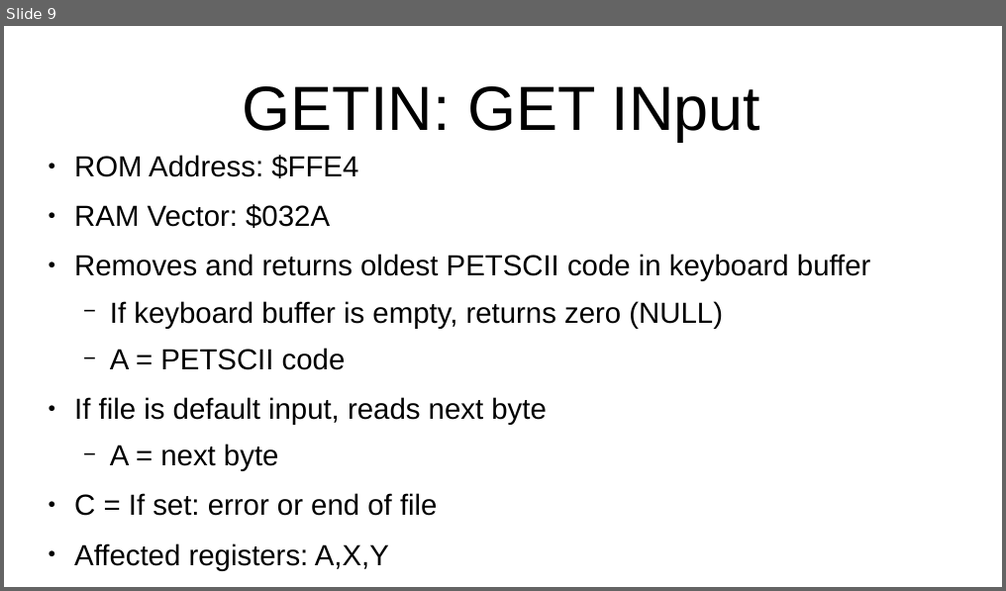
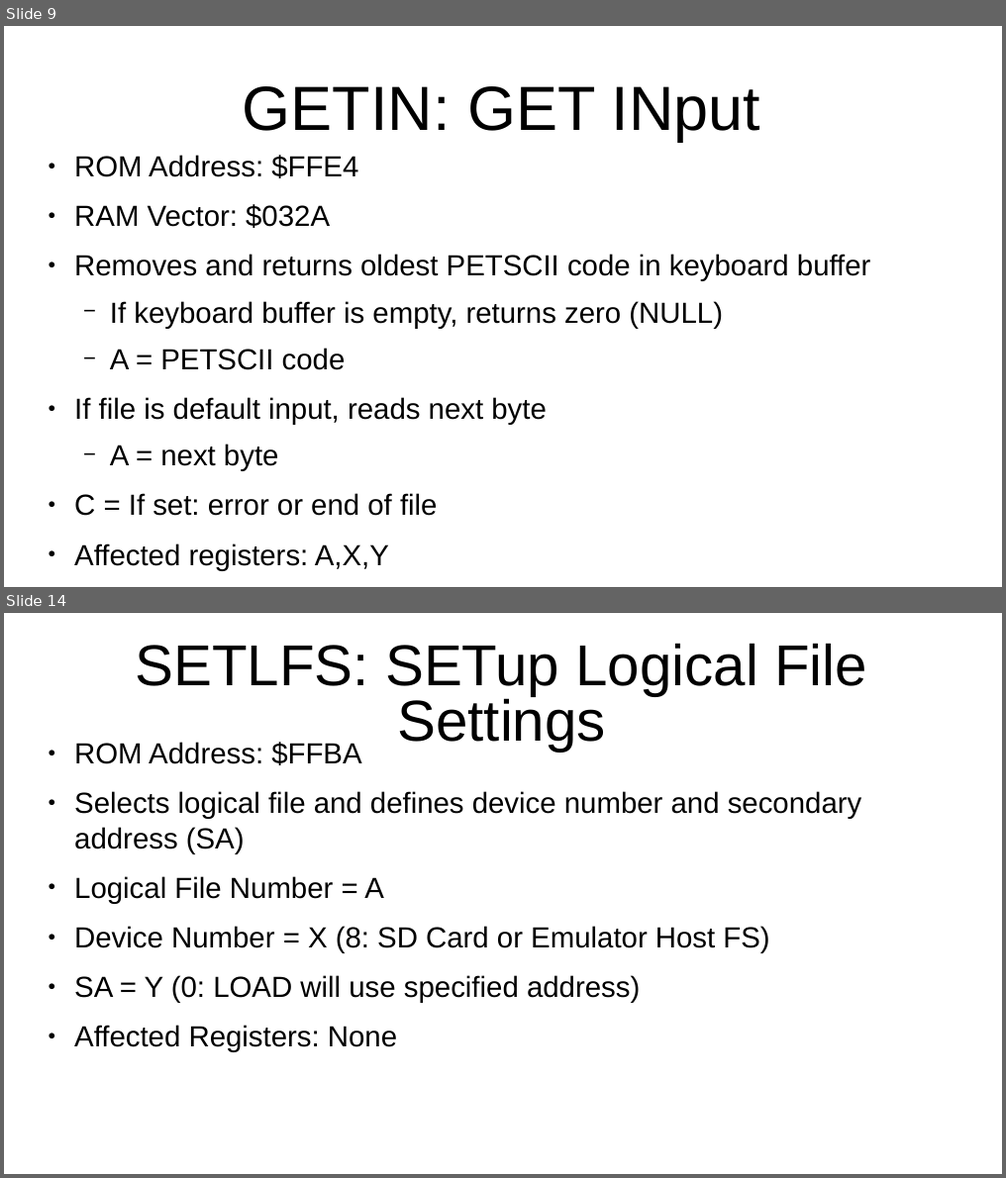
Before and after one commit to SlithyMatt/x16-assembly-tutorial, a slide deck: Lesson8/Lesson8.odp. Shown one above the other, each under a label of ours: slide 9 before the commit, slides 9 and 14 after it; the slides between them are not shown. The pictures are 1006x591 and 1006x1178 pixels, drawn with LibreOffice and Linux fonts; fonts in the diff are those of the drawing. Boxes give left, top, right and bottom in pixels: in the first picture for what was removed or moved away, otherwise in the second. Text is boxed around its words. In the diff, an @@ line names an element or a change of style, - is before the commit and + after.

```diff
--- a/Lesson8/Lesson8.odp
+++ b/Lesson8/Lesson8.odp
@@ slide 14 added at (x1=4, y1=613, x2=1002, y2=1174), background #FFFFFF @@
@@ title added at (x1=136, y1=643, x2=867, y2=752), 55.5 pt, text #000000 @@
+SETLFS: SETup Logical File Settings
@@ text added at (x1=74, y1=742, x2=862, y2=1053), 28 pt, text #000000 @@
+● ROM Address: $FFBA
+● Selects logical file and defines device number and secondary address (SA)
+● Logical File Number = A
+● Device Number = X (8: SD Card or Emulator Host FS)
+● SA = Y (0: LOAD will use specified address)
+● Affected Registers: None
```
Also in this commit, not shown: 3 slides changed, 8 other slides added, 1 slide removed, 1 other file.
